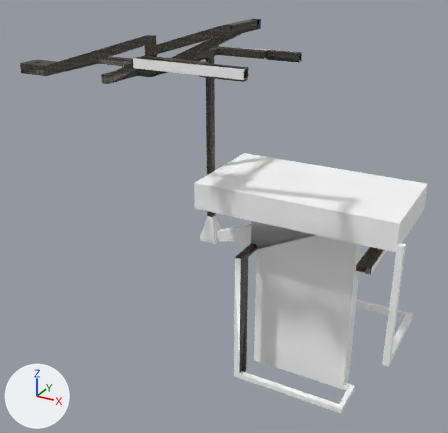
What one commit did to the FBX model Project D.E.R.I.C.K/Assets/Mapas/Metro3/Metro3f.fbx.
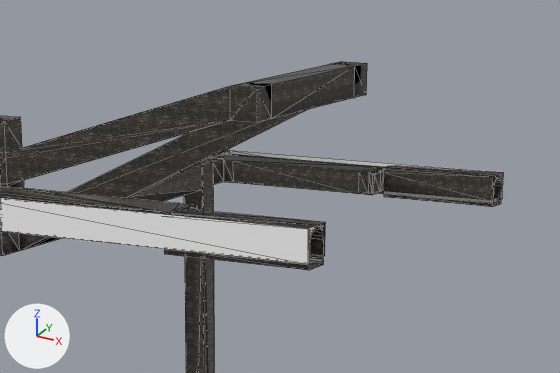
Each version is shown whole from a 50 mm lens placed at (1.46, -1.95, 0.43), pointed at (0.06, 0.6, -0.84), then close up on the part from 33% to 71% of the width and 0% to 26% of the height. Every picture has the same lights, and +X, +Y and +Z are marked at lower left. The close-ups show mesh edges as thin lines. Where no turn or scale is listed for an object, it has been applied to the vertices. Vertices at the same position are counted once.
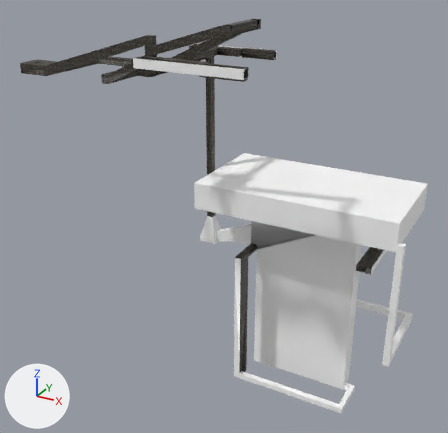
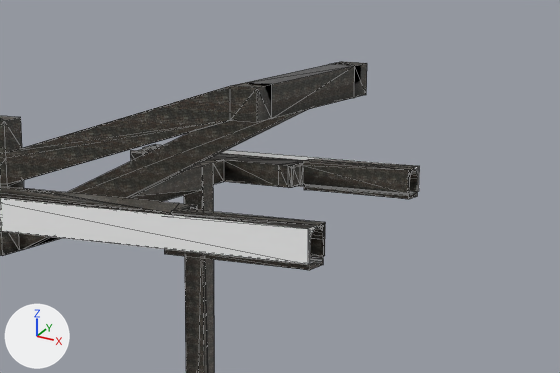
Commit message: Metro 3 Reparado y finalizado

The edits, one by one:
me_mesh is used by ob_mesh1; location (0.0, 0.0, 0.0).
me_mesh had 341 vertices, 676 faces and spanned x -0.682..0.47, y -0.006..0.993, z -0.981..0.166.
me_mesh now has 350 vertices, 688 faces and spans x -0.682..0.47, y -0.006..0.993, z -0.981..0.166.
Part 1, on me_mesh:
106 vertices are removed from x -0.183..0.287, y 0.911..0.993, z -0.1..-0.055.
217 faces are deleted.
81 vertices are added at x -0.32..0.15, y 0.881..0.993, z -0.1..-0.055.
15 new vertices lie (0.18, 0.0, 0.0) away from vertices in x -0.03, y 0.952..0.987, z -0.1..-0.056.
11 new vertices lie (0.47, 0.0, 0.0) away from vertices in x -0.32, y 0.958..0.993, z -0.096..-0.056.
8 new vertices lie (0.0, 0.0, 0.033) away from vertices in x -0.32..-0.03, y 0.914..0.956, z -0.091.
174 new faces join them, mat_m_149635834265725 (picture img_m_149635834265725_jpg).
23 new faces join them, mat_m_149635834265725_1 (picture img_m_149635834265725_1_jpg).
6 new faces join them, mat_concrete_rough_3 (picture img_concrete_rough_3_jpg).
26 new faces join them, mat_color_m00 (white #ffffff).

Changed parts and their boxes (x1, y1, x2, y2) in the close-ups (560 x 373 px; the box of a moved part takes in the faces that stretch with it):
'Mesh1', reshaped
    before: (0, 62, 504, 373)
    after: (0, 62, 420, 373)
part 1 of me_mesh, moved or reshaped
    before: (204, 150, 504, 207)
    after: (130, 144, 420, 199)
